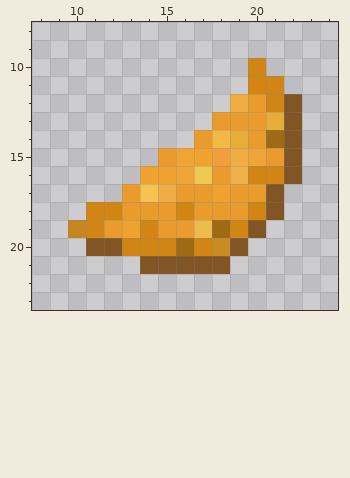
Edited in one commit: pixel-art sprite (Resources/Textures/SS220/Objects/Consumable/Food/cheburek.rsi/cheburek.png). The first picture shows the starting point.
The file is 32x32 pixels. Pixels under 10% opacity are left out. Colours within 5 levels of each other are drawn and written as one. Shown: x 8..24, y 8..23.
Now the later version:
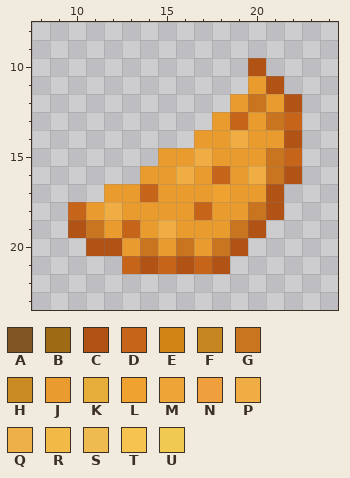
Palette (. is transparent): A #825525  B #9f6a14  C #b05315  D #c6641a  E #d08515  F #c58521  G #c97520  H #ca8c22  J #e99c2d  K #e6ad38  L #efa22f  M #eea535  N #efa03d  P #efad44  Q #eeb14a  R #f3b946  S #edbb50  T #f6c351  U #efc951
Diff:
Changed rows in their new state; - is an unchanged pixel.
first column x 10:
10 ----------C--
11 ----------JC-
12 ---------JGJC
13 ---------D-GD
14 --------JP-JC
15 ------JPJJJGD
16 ----JJPJDJPGC
17 --J-DJ-----C-
18 DJP---JD--GC-
19 CG-DJP-JJGC--
20 -CCJGJGJGC---
21 ---DCDCDC----
Pixel boxes of the changes (left, top, right, bottom) in both pictures:
changed: (68, 58, 302, 274)
